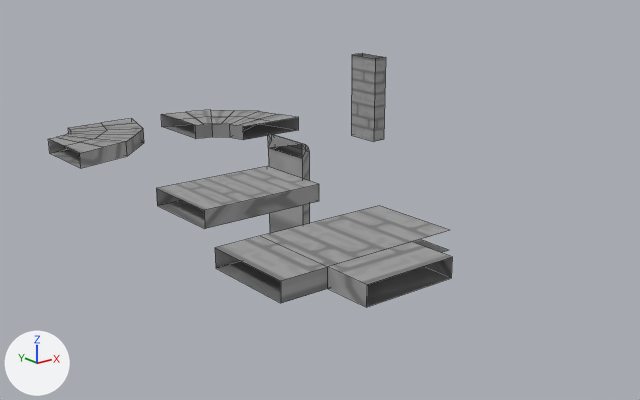
Before and after pictures for a commit that changed the Blender file Assets/World/Level2/raw/sewage.blend.
One viewpoint serves both versions: a 50 mm camera at (-35.7, -75.8, 24.0) aimed at (12.0, -16.2, 0.2). Lighting does not change. The marker at lower left points along +X, +Y and +Z. Mesh edges are drawn as thin lines.

Before the edit, the objects in view are built like this:
```python
ob_sewage_270 = bpy.data.objects.new('Sewage_270', me_level2_sewage_curve)
ob_sewage_270.location = (16.0, 16.0, 0.0)
ob_sewage_90 = bpy.data.objects.new('Sewage_90', me_level2_sewage_curve_001)
ob_sewage_90.location = (0.0, 12.0, 0.0)
ob_sewage_90.rotation_euler = (0.0, 0.0, 4.712)  # degrees (0, 0, 270)
ob_sewage_falls = bpy.data.objects.new('Sewage_Falls', me_plane_002)
ob_sewage_falls.location = (20.0, 0.0, 0.0)
ob_sewage_straight = bpy.data.objects.new('Sewage_Straight', me_level2_sewage_straight)
ob_sewage_straight.location = (0.0, -12.0, 0.0)
ob_sewage_straight.rotation_euler = (0.0, 0.0, -1.571)  # degrees (0, 0, -90)
ob_sewage_weird = bpy.data.objects.new('Sewage_Weird', me_level2_sewage_straight_002)
ob_sewage_weird.location = (0.0, -28.0, 0.0)
ob_sewage_weird.rotation_euler = (0.0, 0.0, -1.571)  # degrees (0, 0, -90)
# me_level2_sewage_curve
# before: 0 (0.0, -4.0, 0.0) at pixel (195, 138), 1 (0.0, -4.0, 1.6) at pixel (195, 125), 2 (0.0, 4.0, 0.0) at pixel (161, 126), 3 (0.0, 4.0, 1.6) at pixel (161, 114), 4 (6.0, 2.39, 0.0)
# before: 5 (2.0, -4.54, 0.0) at pixel (212, 136), 6 (2.0, -4.54, 1.6) at pixel (212, 123), 7 (6.0, 2.39, 1.6) at pixel (210, 109), 8 (10.39, -2.0, 0.0), 9 (3.46, -6.0, 0.0) at pixel (230, 137)
# before: 10 (3.46, -6.0, 1.6) at pixel (229, 124), 11 (10.39, -2.0, 1.6) at pixel (259, 111), 12 (12.0, -8.0, 0.0) at pixel (298, 130), 13 (4.0, -8.0, 0.0) at pixel (243, 139), 14 (4.0, -8.0, 1.6) at pixel (243, 126)
# before: 15 (12.0, -8.0, 1.6) at pixel (298, 117), 18 (1.0, -4.27, 1.6) at pixel (203, 124), 19 (3.0, 3.2, 1.6) at pixel (185, 111), 21 (2.73, -5.27, 1.6) at pixel (221, 123), 22 (8.2, 0.2, 1.6) at pixel (234, 110)
# before: 24 (11.2, -5.0, 1.6) at pixel (278, 114), 25 (3.73, -7.0, 1.6) at pixel (236, 125)
# me_level2_sewage_curve_001
# before: 0 (-4.0, 0.0, 0.0) at pixel (49, 153), 1 (-4.0, 0.0, 1.6) at pixel (48, 138), 2 (4.0, 0.0, 0.0) at pixel (80, 168), 3 (4.0, 0.0, 1.6) at pixel (79, 153), 4 (2.39, 6.0, 0.0) at pixel (127, 156)
# before: 5 (-4.54, 2.0, 0.0) at pixel (65, 149), 6 (-4.54, 2.0, 1.6) at pixel (63, 135), 7 (2.39, 6.0, 1.6) at pixel (126, 141), 8 (-2.0, 10.39, 0.0) at pixel (144, 142), 9 (-6.0, 3.46, 0.0)
# before: 10 (-6.0, 3.46, 1.6) at pixel (71, 131), 11 (-2.0, 10.39, 1.6) at pixel (143, 128), 12 (-8.0, 12.0, 0.0), 13 (-8.0, 4.0, 0.0), 14 (-8.0, 4.0, 1.6) at pixel (68, 127)
# before: 15 (-8.0, 12.0, 1.6) at pixel (131, 118), 18 (-4.27, 1.0, 1.6) at pixel (56, 137), 19 (3.2, 3.0, 1.6) at pixel (103, 147), 21 (-5.27, 2.73, 1.6) at pixel (67, 133), 22 (0.2, 8.2, 1.6) at pixel (135, 135)
# before: 24 (-5.0, 11.2, 1.6) at pixel (137, 123), 25 (-7.0, 3.73, 1.6) at pixel (69, 129)
# me_level2_sewage_straight
# before: 0 (4.0, 12.0, 0.0) at pixel (319, 201), 1 (4.0, 12.0, 1.6) at pixel (319, 184), 2 (-4.0, 12.0, 0.0), 3 (-4.0, 12.0, 1.6) at pixel (267, 166), 4 (-4.0, 0.0, 1.6) at pixel (156, 188)
# before: 5 (-4.0, 0.0, 0.0) at pixel (157, 205), 6 (4.0, 0.0, 1.6) at pixel (204, 210), 7 (4.0, 0.0, 0.0) at pixel (204, 228)
# also in view: 'Sewage_Intake_Falls' at (32.0, 0.0, 4.8)
```
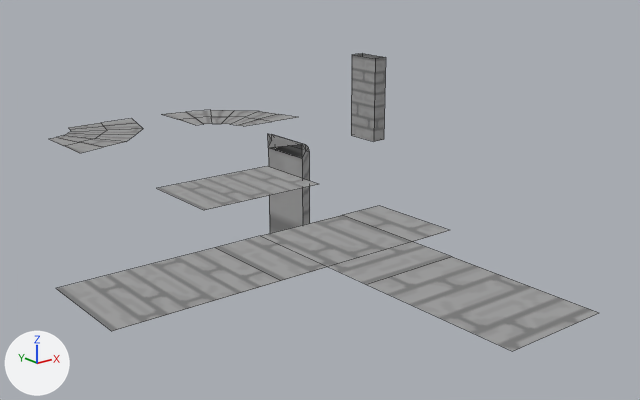
Changed parts and their boxes [x1, y1, x2, y2] in the pictures (640 x 400 px):
'Sewage_Weird', reshaped (128% wider, 43% taller)
    before: [215, 206, 452, 307]
    after: [56, 206, 598, 351]
'Sewage_Straight', reshaped (30% shorter)
    before: [156, 166, 319, 229]
    after: [157, 166, 318, 210]
'Sewage_90', reshaped (29% shorter)
    before: [48, 118, 144, 168]
    after: [50, 118, 143, 153]
'Sewage_270', reshaped (45% shorter)
    before: [161, 110, 299, 140]
    after: [163, 110, 297, 126]
part 1 of me_level2_sewage_curve, deleted
    before: [161, 114, 299, 140]
part 2 of me_level2_sewage_curve_001, deleted
    before: [48, 128, 144, 168]
part 3 of me_level2_sewage_straight, deleted
    before: [156, 184, 319, 229]

The change, as a diff of the scene's bpy script:
```diff
--- a/Assets/World/Level2/raw/sewage.blend.py
+++ b/Assets/World/Level2/raw/sewage.blend.py
@@ me_level2_sewage_curve @@
 # used by ob_sewage_270; location = (16.0, 16.0, 0.0)
 # verts and faces of me_level2_sewage_curve; kept vertices keep their numbers, new ones are numbered from 29
-me_level2_sewage_curve.from_pydata(...)  # 29 vertices, 21 faces; spans x 0.0..12.0, y -8.0..4.0, z 0.0..1.6
+me_level2_sewage_curve.from_pydata(...)  # 21 vertices, 12 faces; spans x 0.0..12.0, y -8.0..4.0, z 1.6
+# me_level2_sewage_curve part 1
+delete_vertices([0, 2, 4, 5, 8, 9, 12, 13])  # with the faces that use them
 me_level2_sewage_curve.materials.append(mat_material)
@@ me_level2_sewage_curve_001 @@
 # used by ob_sewage_90; location = (0.0, 12.0, 0.0); rotation_euler = (0.0, 0.0, 4.712), in degrees (0, 0, 270)
 # verts and faces of me_level2_sewage_curve_001; kept vertices keep their numbers, new ones are numbered from 29
-me_level2_sewage_curve_001.from_pydata(...)  # 29 vertices, 21 faces; spans x -8.0..4.0, y 0.0..12.0, z 0.0..1.6
+me_level2_sewage_curve_001.from_pydata(...)  # 21 vertices, 12 faces; spans x -8.0..4.0, y 0.0..12.0, z 1.6
+# me_level2_sewage_curve_001 part 2
+delete_vertices([0, 2, 4, 5, 8, 9, 12, 13])  # with the faces that use them
 me_level2_sewage_curve_001.materials.append(mat_material)
@@ me_level2_sewage_straight @@
 # used by ob_sewage_straight; location = (0.0, -12.0, 0.0); rotation_euler = (0.0, 0.0, -1.571), in degrees (0, 0, -90)
 # verts and faces of me_level2_sewage_straight; kept vertices keep their numbers, new ones are numbered from 8
-me_level2_sewage_straight.from_pydata(...)  # 8 vertices, 4 faces; spans x -4.0..4.0, y 0.0..12.0, z 0.0..1.6
+me_level2_sewage_straight.from_pydata(...)  # 4 vertices, 1 face; spans x -4.0..4.0, y 0.0..12.0, z 1.6
+# me_level2_sewage_straight part 3
+delete_vertices([0, 2, 5, 7])  # with the faces that use them
 me_level2_sewage_straight.materials.append(mat_material)
@@ me_level2_sewage_straight_002 @@
 # used by ob_sewage_weird; location = (0.0, -28.0, 0.0); rotation_euler = (0.0, 0.0, -1.571), in degrees (0, 0, -90)
-me_level2_sewage_straight_002.from_pydata(...)  # 19 vertices, 11 faces, 4 loose edges; spans x -4.0..8.0, y -4.0..12.0, z 0.0..1.6
+me_level2_sewage_straight_002.from_pydata(...)  # 14 vertices, 6 faces; spans x -4.0..20.0, y -16.0..12.0, z 1.6
+# me_level2_sewage_straight_002 part 4
+# 10 vertices are removed from x -4.0..8.0, y -4.0..12.0, z 0.0..1.6
+# 9 faces are deleted
+# 4 loose edges are deleted
+# 5 vertices are added at (-4.0, 8.0, 1.6), (20.0, 0.0, 1.6), (20.0, 8.0, 1.6), (-4.0, -16.0, 1.6), (4.0, -16.0, 1.6)
+# 4 new faces join them
 me_level2_sewage_straight_002.materials.append(mat_material)
```
